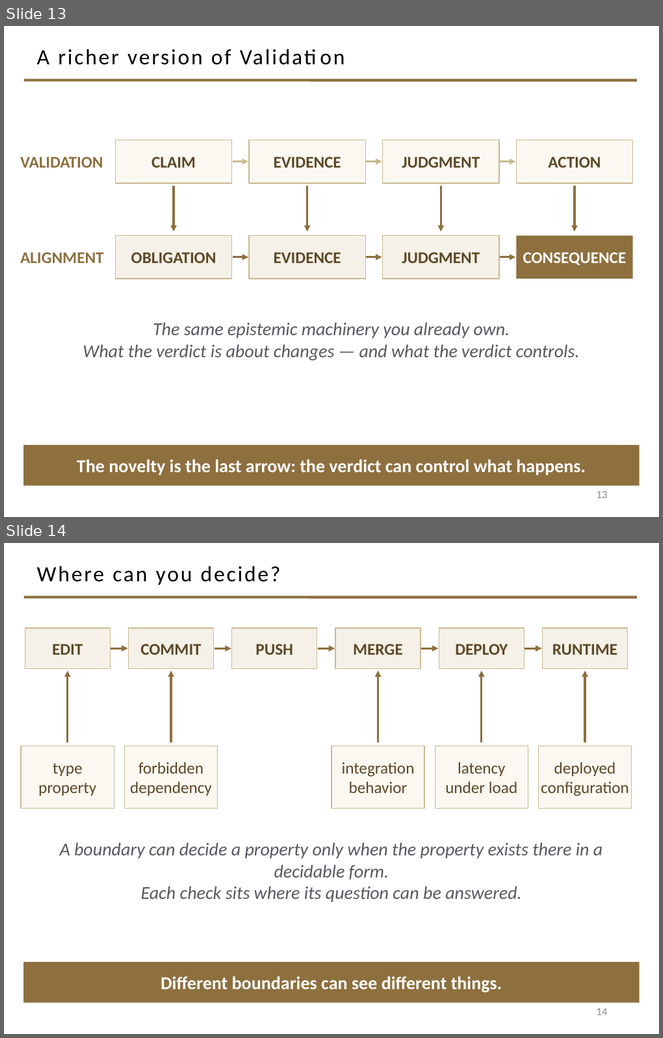
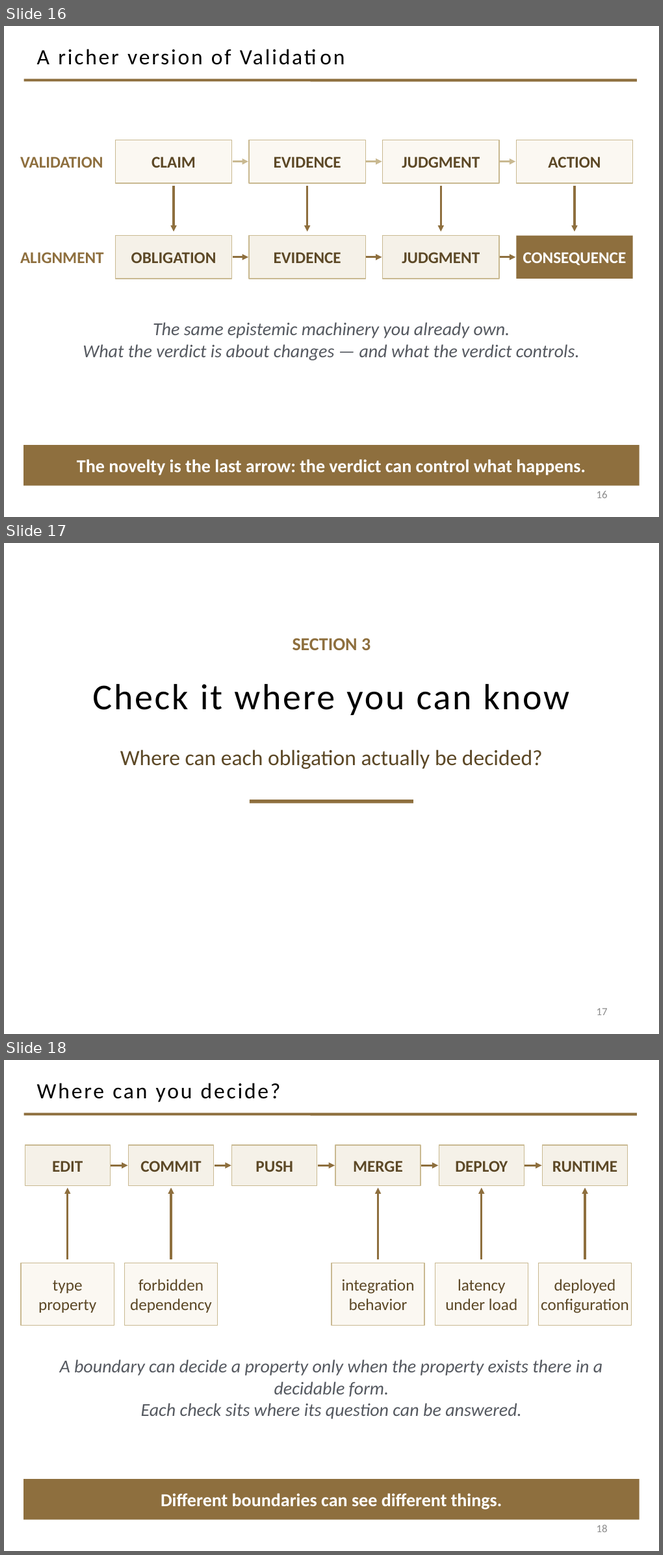
Before and after one commit to davisjam/model-based-agentic-software-engineering, a slide deck: course/lectures/act-2-delegation-and-control/03-alignment/2-3-Alignment.pptx. Shown one above the other, each under a label of ours: slides 13 and 14 before the commit, slides 16, 17 and 18 after it. The pictures are 663x1038 and 663x1555 pixels, drawn with LibreOffice and Linux fonts; fonts in the diff are those of the drawing; background and template pictures are left out. Boxes give left, top, right and bottom in pixels: in the first picture for what was removed or moved away, otherwise in the second. Text is boxed around its words. In the diff, an @@ line names an element or a change of style, - is before the commit and + after.

Commit message:
deck 2-3-Alignment: six section-break slides, in 2-2-2's established style
Inserted one break per section of the revised architecture (SECTION 0-5),
at positions 2, 5, 10, 17, 23, 27 (deck now 33 slides). Geometry, palette,
and type transcribed from 2-2-2's break slides (eyebrow "SECTION N" 20pt
bold gold 8E6F3E; title 40pt centered on the Section layout; question line
24pt 5C4826; centered gold rule), hand-placed on the deck's existing
Section layout -- no layout imported. All six rendered single-line; no
title shortened. Footer-band crowding measured across all content slides:
minimum gap 0.38in, above the 0.2in threshold; nothing to fix.

```diff
--- a/course/lectures/act-2-delegation-and-control/03-alignment/2-3-Alignment.pptx
+++ b/course/lectures/act-2-delegation-and-control/03-alignment/2-3-Alignment.pptx
@@ slide 17 added at (4,543,659,1034), background #FFFFFF @@
@@ text added at (293,638,371,650), 20 pt, text #8E6F3E, bold @@
+SECTION 3
@@ title added at (92,684,570,715), 40 pt, text #000000 @@
+Check it where you can know
@@ text added at (120,750,543,769), 24 pt, text #5C4826 @@
+Where can each obligation actually be decided?
@@ rectangle added at (250,800,414,804), fill #8E6F3E @@
@@ page number added at (597,1008,608,1016), 12 pt, text #8C8C8C @@
+17
@@ what was slide 13 is now slide 16 @@
@@ page number at (597,491,608,499): text changed @@
-13
+16
@@ what was slide 14 is now slide 18 @@
@@ page number at (597,1525,608,1533): text changed @@
-14
+18
```
Also in this commit, not shown: 5 other slides added.
